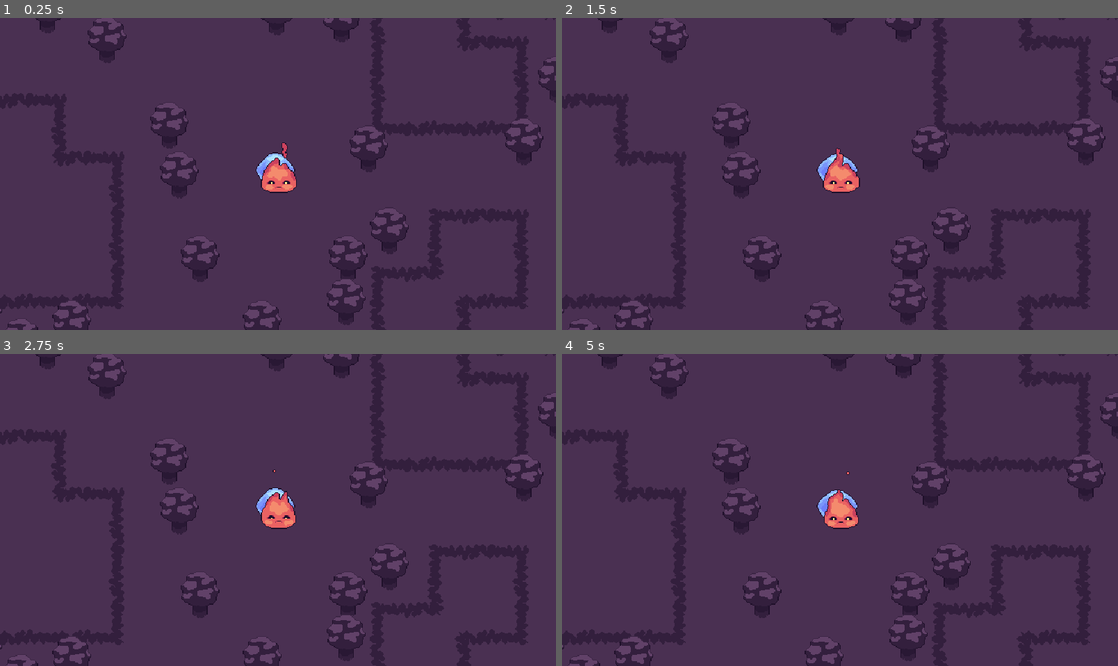
Above: before the commit, frames 1-4 (two rows, left to right).
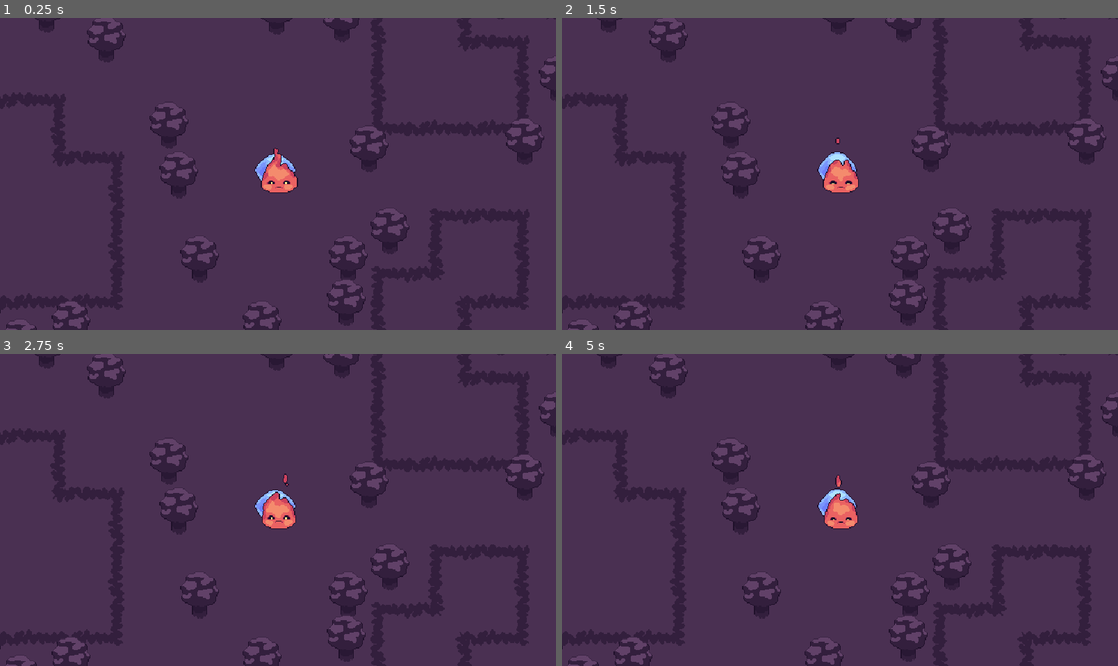
Above: after the commit, the same moments.

Repository: bitbrain/ggj-2022
Game: Godot game, scene res://Game.tscn
The game is run twice, just before and just after one commit, with the same random seed, the same clock (stepped at 60 frames per second) and the same inputs.
Inputs:
- Up to frame 1 (0.25 s): no input
- Up to frame 2 (1.5 s): no input
- Up to frame 3 (2.75 s): no input
- Up to frame 4 (5 s): no input

The runs differ from the first frame. In frame 1, 1.0% of the frame differs, in the area x 0-100%, y 0-100%; in frame 2, 1.0%; in frame 3, 1.1%; in frame 4, 1.1%.

Commit message:
improve camera zooming

Diff:
--- a/godot/Camera2D.gd
+++ b/godot/Camera2D.gd
@@ -16,5 +16,5 @@
 	global_position = newpos
 	var distance = (p1.global_position - p2.global_position).length()
 
-	zoom.x = 1.0 + distance / 1500.0
-	zoom.y = 1.0 + distance / 1500.0
+	zoom.x = 1.0 + (distance*distance) / 500500.0
+	zoom.y = 1.0 + (distance*distance) / 500500.0
--- a/godot/character/Character.tscn
+++ b/godot/character/Character.tscn
@@ -117,13 +117,12 @@
 [node name="FrostSprite" type="AnimatedSprite" parent="."]
 material = SubResource( 23 )
 frames = SubResource( 11 )
-frame = 8
+frame = 2
 playing = true
 
 [node name="FireSprite" type="AnimatedSprite" parent="."]
 material = SubResource( 22 )
 frames = SubResource( 21 )
-frame = 6
 playing = true
 
 [node name="Timer" type="Timer" parent="."]
